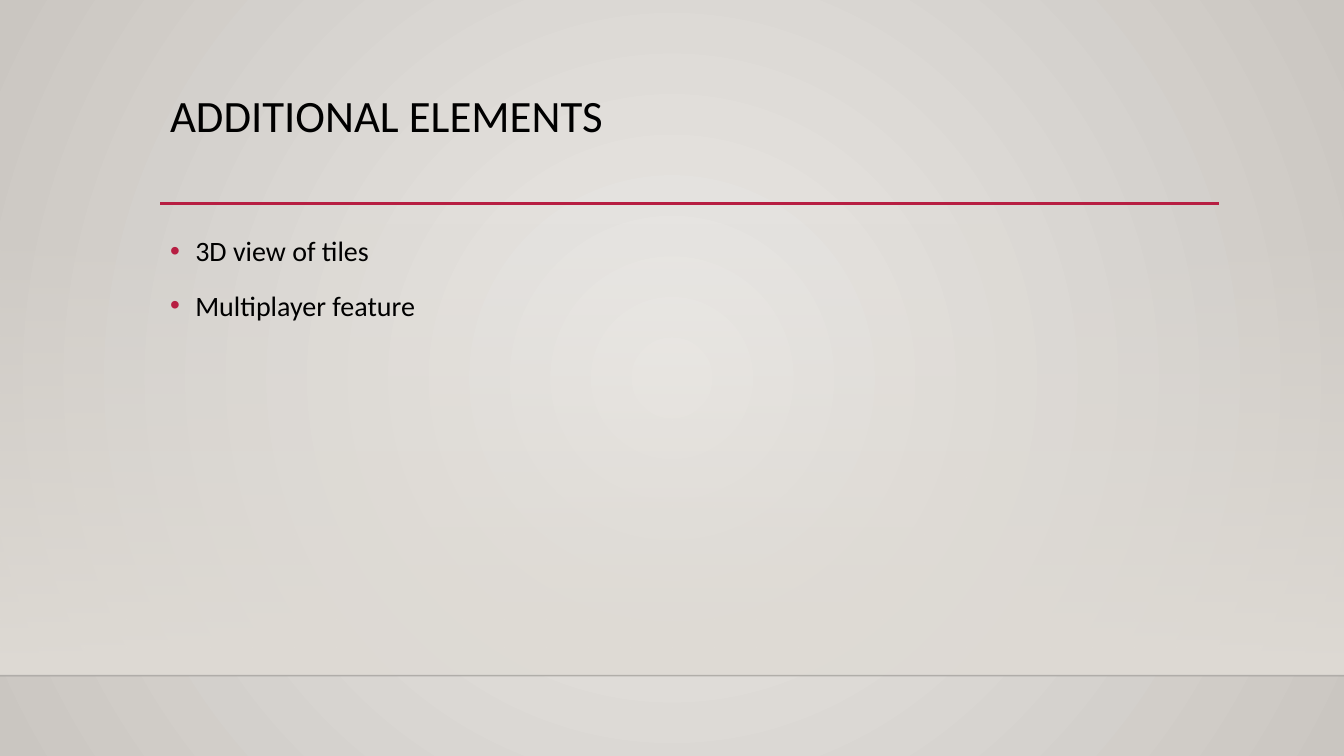
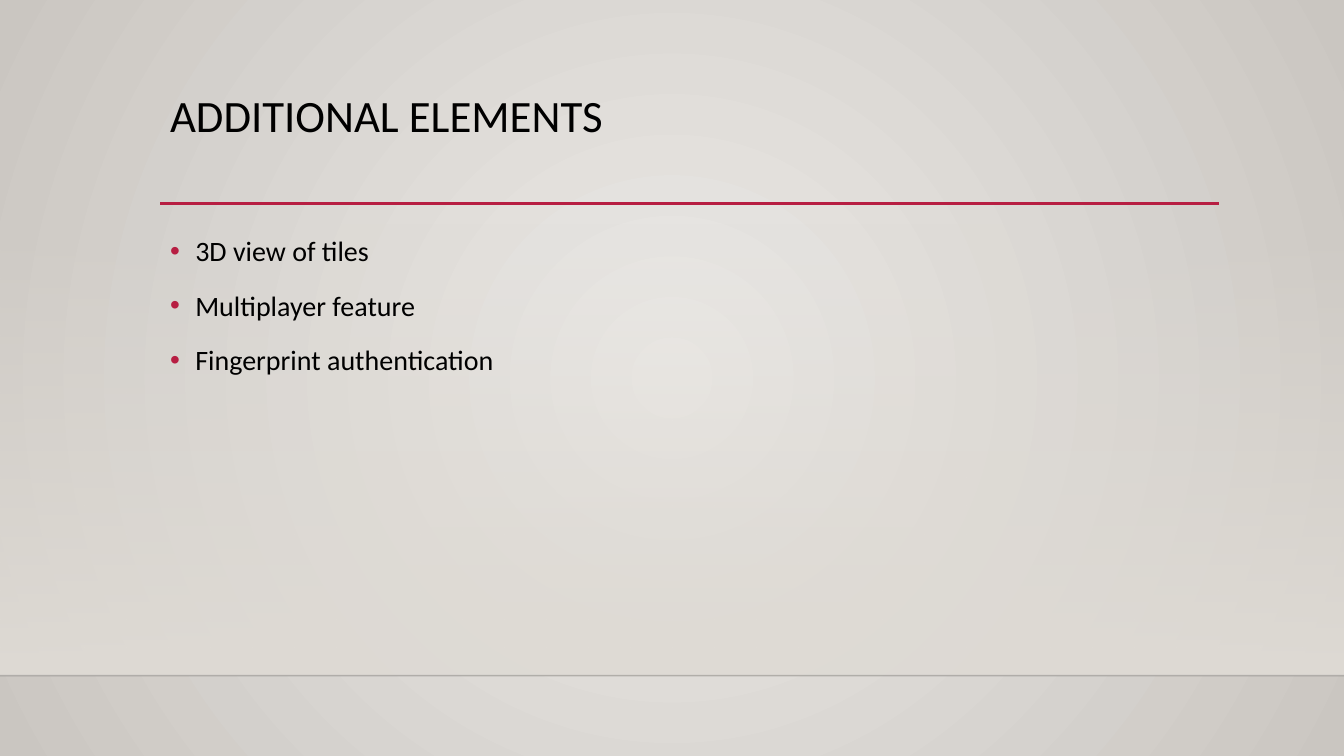
Before and after one commit to saurabhkpathak/CS7059-Tiles, a slide deck: slide 4 of Tiles - Presentation 1.pptx. Drawn at 1344x756 pixels with LibreOffice and Linux fonts; fonts in the diff are those of the drawing; background and template pictures are left out. Boxes give left, top, right and bottom in pixels: in the first picture for what was removed or moved away, otherwise in the second. Text is boxed around its words. In the diff, an @@ line names an element or a change of style, - is before the commit and + after.

```diff
--- a/Tiles - Presentation 1.pptx
+++ b/Tiles - Presentation 1.pptx
@@ text at [195, 350, 493, 375]: paragraph added @@
+• Fingerprint authentication
```
Also in this commit, not shown: 1 other slide changed, 1 slide added.
